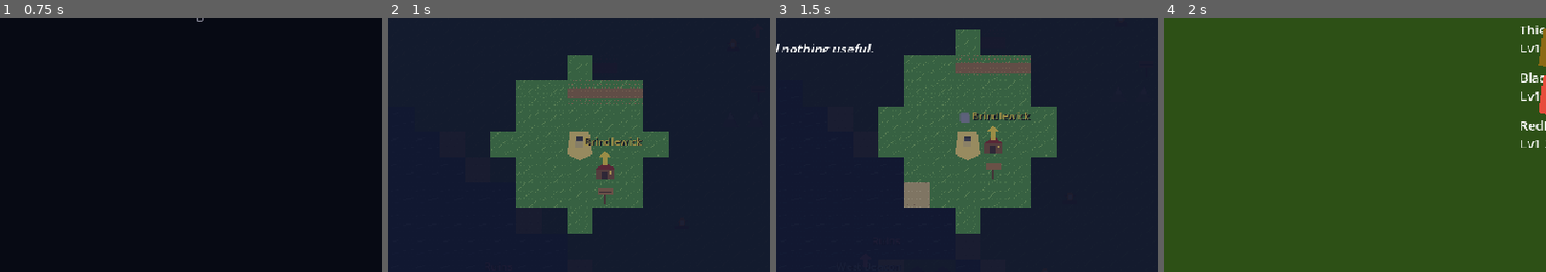
Above: before the commit, frames 1-4 (left to right).
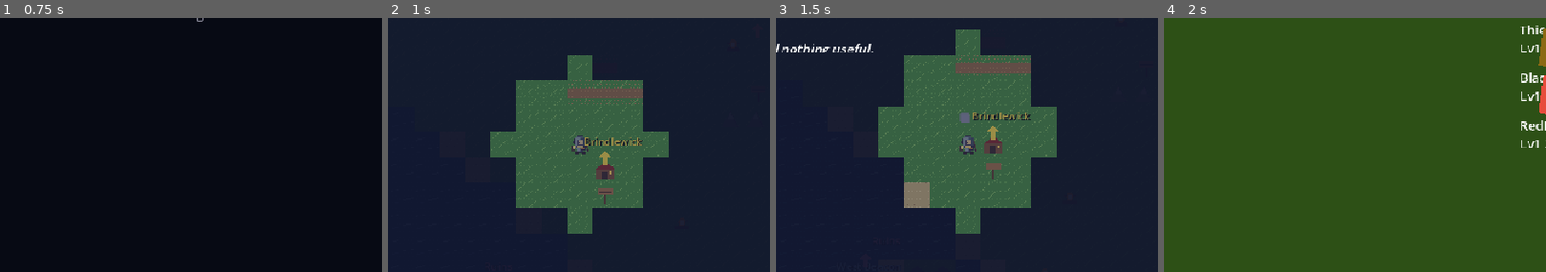
Above: after the commit, the same moments.

Repository: wink-/lanternhouse
Game: Godot game, scene res://scenes/title/title.tscn
Same seed, same stepped clock (60 frames per second), same inputs: the game is played once before the commit and once after it.
Inputs:
- Up to frame 1 (0.75 s): tap Enter at 0.5 s; hold D (move_right) from 0.53 s (still down); tap E (interact) at 0.6 s
- Up to frame 2 (1 s): keep holding D (move_right); tap Space at 0.77 s
- Up to frame 3 (1.5 s): tap Space at 1.25 s; release D (move_right) at 1.28 s; hold S (move_down) from 1.28 s (still down); tap 1 at 1.35 s
- Up to frame 4 (2 s): keep holding S (move_down); tap Space at 1.52 s
The pictures show only the part of the screen within x 23-73%, y 25-75%; the shares and areas given below are measured in that part.

Frame 1 is identical in both runs. In frame 2, 0.5% of the frame differs, in the area x 47-54%, y 44-57%; in frame 3, 0.6%; in frame 4, nothing differs.

Commit message:
Add overworld player avatar

Diff:
--- a/scenes/overworld/overworld.tscn
+++ b/scenes/overworld/overworld.tscn
@@ -22,6 +22,9 @@
 z_index = 20
 
 [node name="PlayerSprite" type="Node2D" parent="."]
+
+[node name="Sprite" type="Sprite2D" parent="PlayerSprite"]
+z_index = 4
 
 [node name="Body" type="Polygon2D" parent="PlayerSprite"]
 color = Color(0.941, 0.831, 0.416, 1)
--- a/scripts/overworld.gd
+++ b/scripts/overworld.gd
@@ -23,6 +23,7 @@
 const TinkerDB := preload("res://scripts/data/tinkering.gd")
 
 const TILE_SIZE := 32
+const PLAYER_SPRITE_PATH := "res://assets/sprites/overworld/player.png"
 
 # ── Terrain atlas tile coordinates (col, row in 32x32 grid) ──────────────
 const OVERWORLD_ATLAS_PATH := "res://assets/sprites/tiles/lanternhouse_overworld.png"
@@ -223,6 +224,7 @@
 @onready var player_sprite: Node2D = $PlayerSprite
 @onready var player_body: Polygon2D = $PlayerSprite/Body
 @onready var player_face: ColorRect = $PlayerSprite/Face
+@onready var player_texture: Sprite2D = $PlayerSprite/Sprite
 @onready var hud: RichTextLabel = $UILayer/HUD
 @onready var debug_label: Label = $UILayer/DebugLabel
 @onready var char_sheet: CanvasLayer = $CharacterSheet
@@ -264,6 +266,7 @@
 # ── Init ───────────────────────────────────────────────────────────────────
 func _ready() -> void:
 	rng.seed = hash("lanternhouse_overworld")
+	_init_player_sprite()
 	_warn_bad_map_rows()
 	_build_tileset()
 	_draw_map()
@@ -419,10 +422,31 @@
 func _update_player_visual() -> void:
 	var target := Vector2(pos * TILE_SIZE) + Vector2(TILE_SIZE / 2, TILE_SIZE / 2)
 	player_sprite.position = target
-	var base_color := Color("f0d46a") if not sprinting else Color("f0a46a")
-	player_body.color = base_color
+	if player_body:
+		var base_color := Color("f0d46a") if not sprinting else Color("f0a46a")
+		player_body.color = base_color
 	if walking:
 		player_sprite.position.y -= 2
+	if player_texture:
+		player_texture.flip_h = facing == Vector2i.LEFT
+		player_texture.modulate = Color(1.08, 1.06, 0.95) if sprinting else Color.WHITE
+
+func _init_player_sprite() -> void:
+	if not player_texture:
+		return
+	if not FileAccess.file_exists(PLAYER_SPRITE_PATH):
+		return
+	var image := Image.new()
+	if image.load(PLAYER_SPRITE_PATH) != OK:
+		return
+	player_texture.texture = ImageTexture.create_from_image(image)
+	player_texture.centered = true
+	player_texture.position = Vector2.ZERO
+	player_texture.z_index = 4
+	if player_body:
+		player_body.hide()
+	if player_face:
+		player_face.hide()
 
 func _update_camera() -> void:
 	if camera:
Binary file added: assets/sprites/overworld/player.png
Not shown, changed: docs/LEARNING_LOG.md
